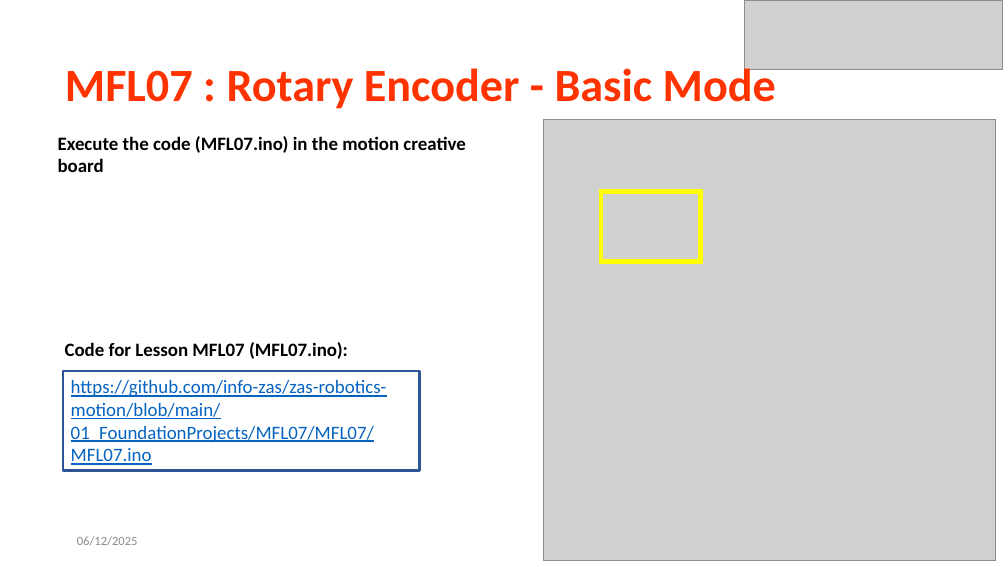
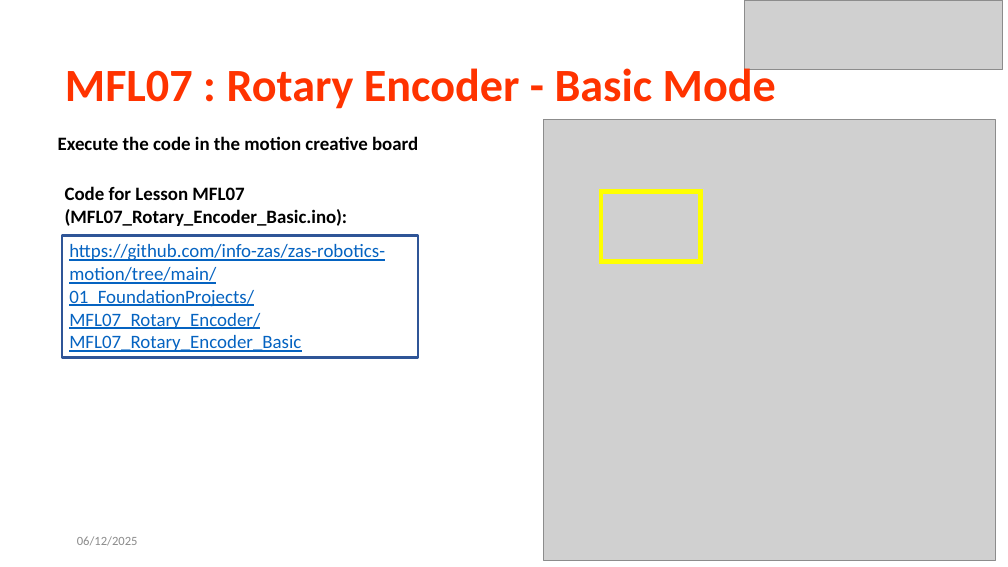
Before and after one commit to info-zas/zas-robotics-motion, a slide deck: slide 6 of 01_FoundationProjects/MFL07_Rotary_Encoder/MFL07_Rotary_Encoder.pptx. Drawn at 1008x567 pixels with LibreOffice and Linux fonts; fonts in the diff are those of the drawing; grey boxes stand for pictures. Boxes give left, top, right and bottom in pixels: in the first picture for what was removed or moved away, otherwise in the second. Text is boxed around its words. In the diff, an @@ line names an element or a change of style, - is before the commit and + after.

```diff
--- a/01_FoundationProjects/MFL07_Rotary_Encoder/MFL07_Rotary_Encoder.pptx
+++ b/01_FoundationProjects/MFL07_Rotary_Encoder/MFL07_Rotary_Encoder.pptx
@@ text at box(58, 136, 418, 150): text changed @@
-Execute the code (MFL07.ino) in the motion creative board
+Execute the code in the motion creative board
@@ text at box(65, 186, 348, 226): text changed @@
-Code for Lesson MFL07 (MFL07.ino):
+Code for Lesson MFL07 (MFL07_Rotary_Encoder_Basic.ino):
@@ rectangle "https://github.com/info-zas/zas-robotics-motion/tree/main/01 ...": place and size @@
-rectangle "https://github.com/info-zas/zas-robotics-motion/tree/main/01 ..." at box(64, 371, 420, 470)
+rectangle "https://github.com/info-zas/zas-robotics-motion/tree/main/01 ..." at box(62, 235, 418, 358)
@@ text in rectangle at box(69, 244, 385, 352): text changed @@
-https://github.com/info-zas/zas-robotics-motion/blob/main/01_FoundationProjects/MFL07/MFL07/MFL07.ino
+https://github.com/info-zas/zas-robotics-motion/tree/main/01_FoundationProjects/MFL07_Rotary_Encoder/MFL07_Rotary_Encoder_Basic
```
Also in this commit, not shown: 2 other slides changed, 15 other files.
